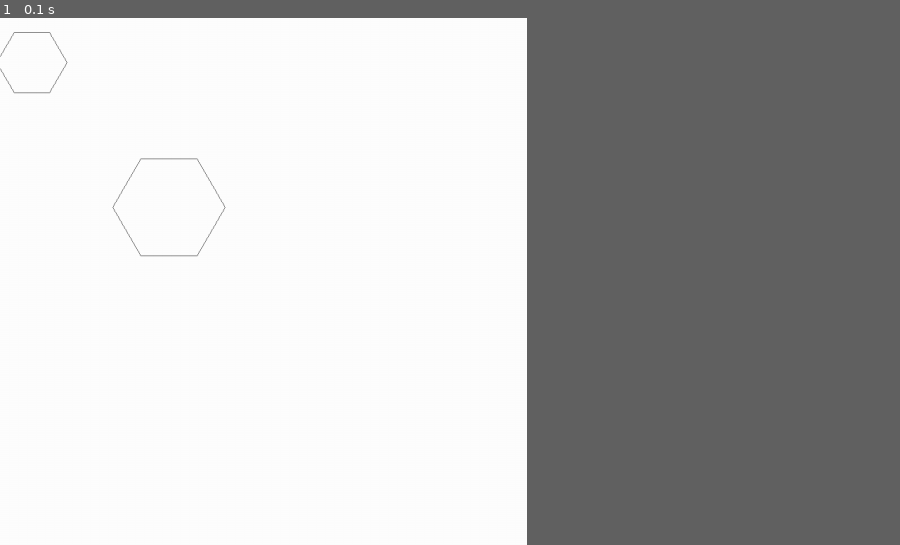
Above: before the commit, frame 1.
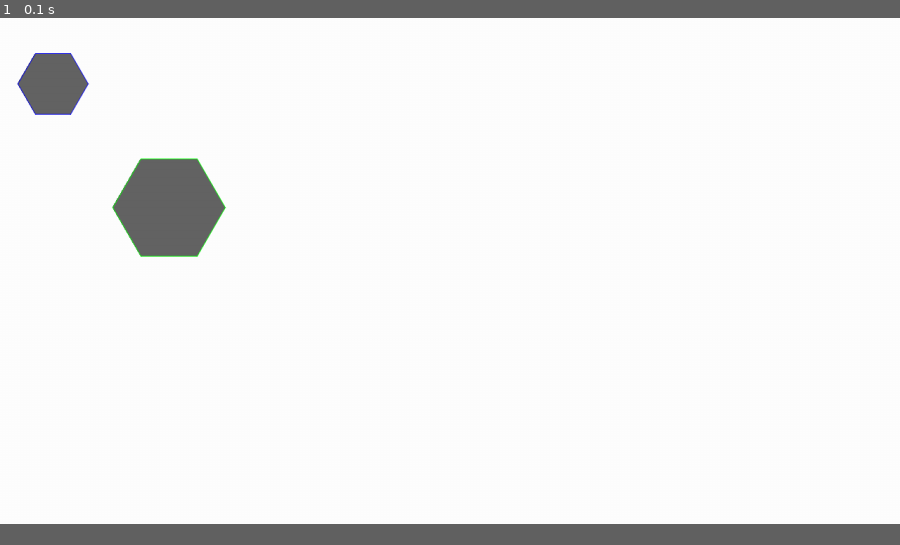
Above: after the commit, the same moment.

Repository: donnyhai/games
Game: pygame game, started from digital_hexagon.py
Two runs of this game, one before a commit and one after it. Both use one fixed random seed, a clock stepped at 60 frames per second and the inputs below.
Inputs:
- Up to frame 1 (0.1 s): no input
In our replay, the window is 527x527 before the commit and 900x506 after it. These sizes can differ from the game's own. Grey fills any space a smaller window leaves; there, only what the larger window draws over its background counts as a difference.

The runs differ from the first frame. In frame 1, 2.5% of the frame differs, in the area x 0-26%, y 2-46%.

Commit message:
[S] clickable
its possible to decide if a click is inside or outside of an hexagon

Diff:
--- a/digital_hexagon.py
+++ b/digital_hexagon.py
@@ -1,3 +1,6 @@
+from math import sqrt
+import pygame, sys
+pygame.init()
 
 def getting_hexa(scaling_ratio, start_vector):
     hex_coords = [(0,0), (1,0), (1.5, 3**(1/2)/2), (1, 3**(1/2)), (0,3**(1/2)), (-0.5, 3**(1/2)/2)]
@@ -10,20 +13,54 @@
     return points
 
 
+def euclidean_metric(vector):
+    squared = [x*x for x in vector]
+    return sqrt(sum(squared))
 
-import pygame, sys
+def point_in_hexagon(hexa_points, coords):
+    boundary_vectors = []
+    connection_vectors = []
+    for i in range(len(hexa_points)):
+        boundary_vectors.append((hexa_points[(i+1)%len(hexa_points)][0]-hexa_points[i][0],hexa_points[(i+1)%len(hexa_points)][1]-hexa_points[i][1]))
+        connection_vectors.append((coords[0]-hexa_points[i][0], coords[1]-hexa_points[i][1]))
+    test = True
+    angles = []
+    for i in range(len(hexa_points)):
+        angles.append((boundary_vectors[i][0]*connection_vectors[i][0]+boundary_vectors[i][1]*connection_vectors[i][1])
+                      /(euclidean_metric(boundary_vectors[i])*euclidean_metric(connection_vectors[i])))
+        if angles[i] <= -0.5:
+            test = False
+    return test
 
-pygame.init()
 
-showed_display = pygame.display.set_mode((750, 750), 0, 32)
-pygame.display.set_caption('WindowName')
+
+showed_display = pygame.display.set_mode((1280, 720), 0, 32)
+pygame.display.set_caption('Clickable_Hexagon')
 showed_display.fill((255,255,255))
-pygame.draw.lines(showed_display, (100,100,100), True,  getting_hexa(50, (20,20)))
-pygame.draw.lines(showed_display, (100,100,100), True,  getting_hexa(80, (200,200)))
+
+hexagon1 = getting_hexa(50, (50,50))
+hexagon2 = getting_hexa(80, (200,200))
+
+
+pygame.draw.polygon(showed_display, (100,100,100),hexagon1 )
+pygame.draw.aalines(showed_display, (0,0,255), True, hexagon1, 15)
+pygame.draw.polygon(showed_display, (100,100,100), hexagon2)
+pygame.draw.aalines(showed_display, (0,255,0), True, hexagon2, 15)
 
 while True:
     for event in pygame.event.get():
         if event.type == pygame.QUIT:
             pygame.quit()
             sys.exit()
-    pygame.display.update()
+        elif event.type == pygame.MOUSEBUTTONDOWN:
+            if event.button == 1:
+                #print("You pressed the left mouse button")
+                if point_in_hexagon(hexagon1, event.pos) == True or point_in_hexagon(hexagon2, event.pos) == True:
+                    pygame.draw.circle(showed_display,(255,0,0), event.pos, 5)
+                else:
+                    pygame.draw.circle(showed_display,(0,255,255), event.pos, 5)
+            elif event.button == 3:
+                print("You pressed the right mouse button")
+        #elif event.type == pygame.MOUSEBUTTONUP:
+            #print("You released the mouse button")
+        pygame.display.update()
--- a/hexagon_stone.py
+++ b/hexagon_stone.py
@@ -1,9 +1,12 @@
 import pygame
+from math import sqrt
+
+pygame.init()
 
 class hexagon_stone:
 
-    def __init__(self, seize, position, surface, stone):
-        self.seize = seize
+    def __init__(self, size, position, surface, stone):
+        self.size = size
         self.position = position
         self.surface = surface
         self.stone = stone
@@ -20,4 +23,23 @@
             return points
 
     def hexa_stone_draw(self):
-        pygame.draw.lines(self.surface, (100,100,100), True, self.getting_hexa(self.seize, self.position))
+        pygame.draw.lines(self.surface, (100,100,100), True, self.getting_hexa(self.size, self.position))
+
+    def euclidean_metric(self, vector):
+        squared = [x*x for x in vector]
+        return sqrt(sum(squared))
+
+    def point_in_hexagon(self, hexa_points, coords):
+        boundary_vectors = []
+        connection_vectors = []
+        for i in range(len(hexa_points)):
+            boundary_vectors.append((hexa_points[(i+1)%len(hexa_points)][0]-hexa_points[i][0],hexa_points[(i+1)%len(hexa_points)][1]-hexa_points[i][1]))
+            connection_vectors.append((coords[0]-hexa_points[i][0], coords[1]-hexa_points[i][1]))
+        test = True
+        angles = []
+        for i in range(len(hexa_points)):
+            angles.append((boundary_vectors[i][0]*connection_vectors[i][0]+boundary_vectors[i][1]*connection_vectors[i][1])
+                          /(self.euclidean_metric(boundary_vectors[i])*self.euclidean_metric(connection_vectors[i])))
+            if angles[i] <= -0.5:
+                test = False
+        return test
